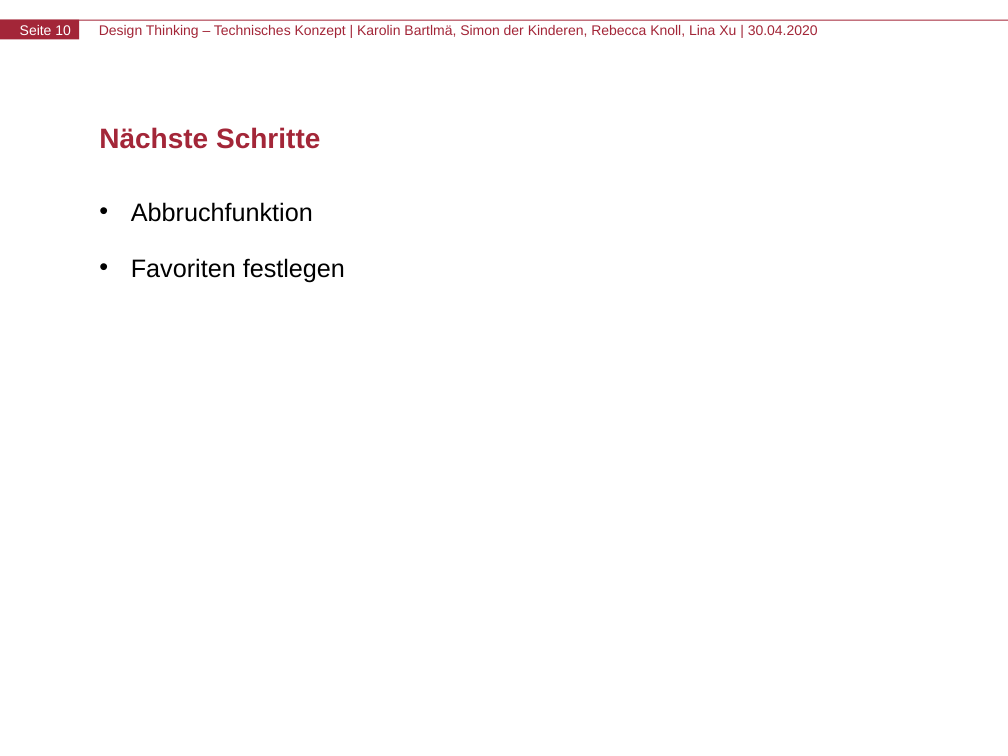
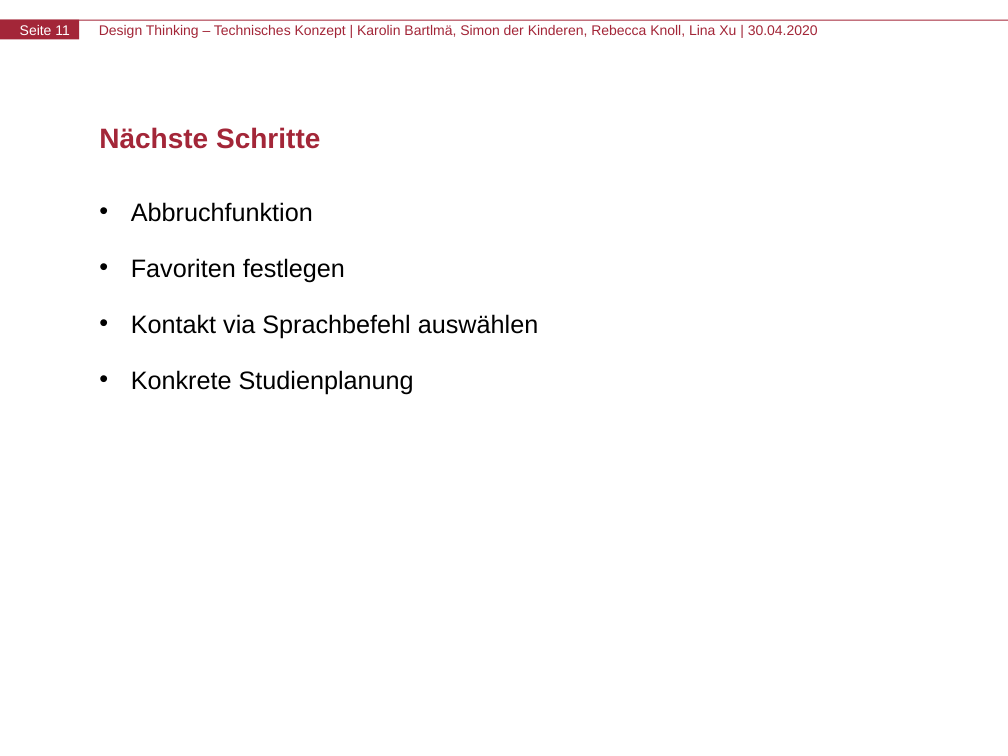
Before and after one commit to aai38/audioMessenger, a slide deck: slide 11 of Präsentation/Zwischenpräsentation_TechnischesKonzept.pptx (slide 10 before the commit). Drawn at 1008x756 pixels with LibreOffice and Linux fonts; fonts in the diff are those of the drawing. Boxes give left, top, right and bottom in pixels: in the first picture for what was removed or moved away, otherwise in the second. Text is boxed around its words. In the diff, an @@ line names an element or a change of style, - is before the commit and + after.

Commit message:
Zwischenpräsentation Text überarbeitet

```diff
--- a/Präsentation/Zwischenpräsentation_TechnischesKonzept.pptx
+++ b/Präsentation/Zwischenpräsentation_TechnischesKonzept.pptx
@@ page number at [20,25,69,35]: text changed @@
-Seite 10
+Seite 11
@@ text at [131,314,538,395]: paragraphs added @@
+• Kontakt via Sprachbefehl auswählen
+• Konkrete Studienplanung
```
Also in this commit, not shown: 4 other slides changed, 1 slide added.
